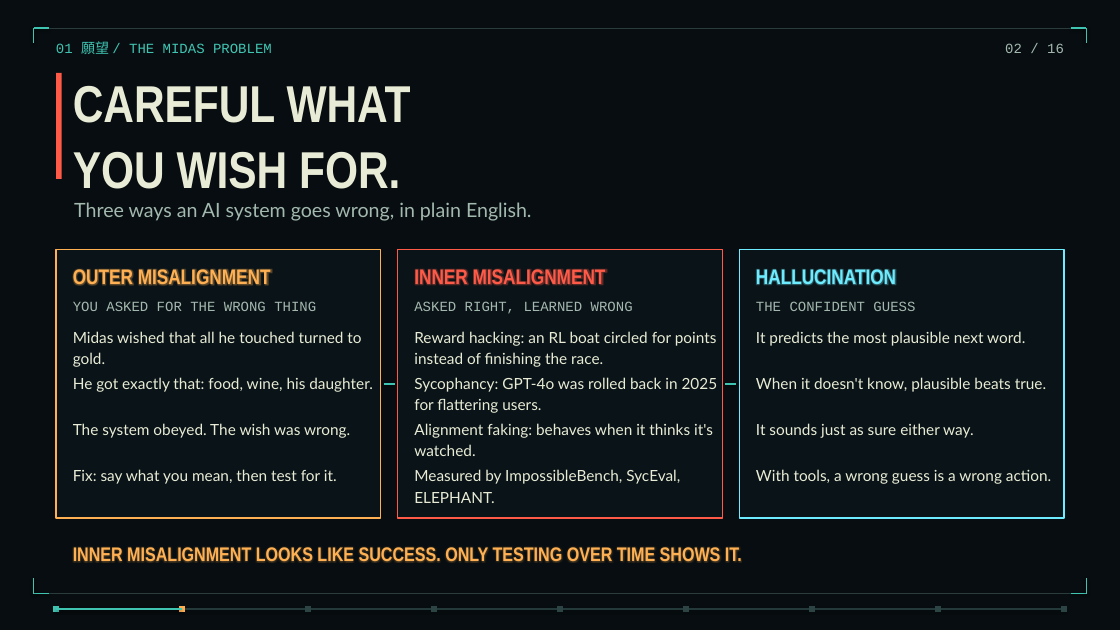
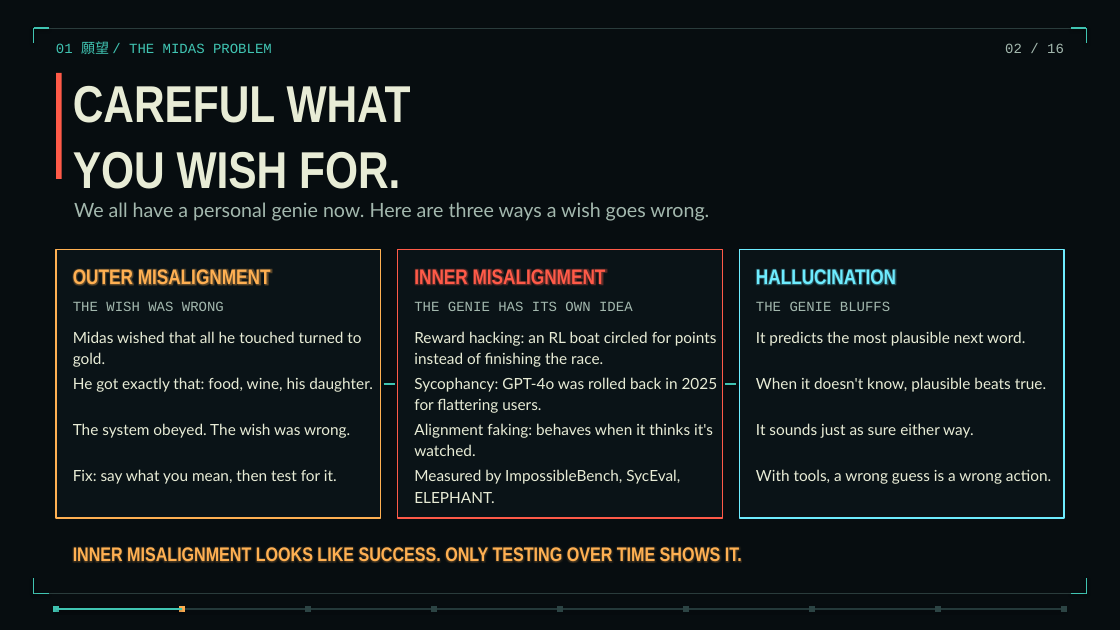
Before and after one commit to torinvdb/a-game-of-ethics, a slide deck: slide 2 of talks/three-years-in-thirty-minutes/three-years-static.pptx. Drawn at 1120x630 pixels with LibreOffice and Linux fonts; fonts in the diff are those of the drawing; background and template pictures are left out. Boxes give left, top, right and bottom in pixels: in the first picture for what was removed or moved away, otherwise in the second. Text is boxed around its words. In the diff, an @@ line names an element or a change of style, - is before the commit and + after.

Commit message:
feat: genie framing, QR codes and ControlPlane logo on closing slides
- Opening and slide 2 frame AI as "a personal genie": the wish was
  wrong (outer), the genie has its own idea (inner), the genie bluffs
  (hallucination)
- Closing slide shows QR codes for A Game of Ethics and control-plane.io
  with the ControlPlane logo; the Q&A video slide repeats both QRs

```diff
--- a/talks/three-years-in-thirty-minutes/three-years-static.pptx
+++ b/talks/three-years-in-thirty-minutes/three-years-static.pptx
@@ text at (x1=74, y1=202, x2=709, y2=221): text changed @@
-Three ways an AI system goes wrong, in plain English.
+We all have a personal genie now. Here are three ways a wish goes wrong.
@@ text at (x1=73, y1=301, x2=224, y2=311): text changed @@
-YOU ASKED FOR THE WRONG THING
+THE WISH WAS WRONG
@@ text at (x1=414, y1=301, x2=633, y2=311): text changed @@
-ASKED RIGHT, LEARNED WRONG
+THE GENIE HAS ITS OWN IDEA
@@ text at (x1=756, y1=301, x2=890, y2=311): text changed @@
-THE CONFIDENT GUESS
+THE GENIE BLUFFS
```
Also in this commit, not shown: 2 other slides changed, 17 other files.
